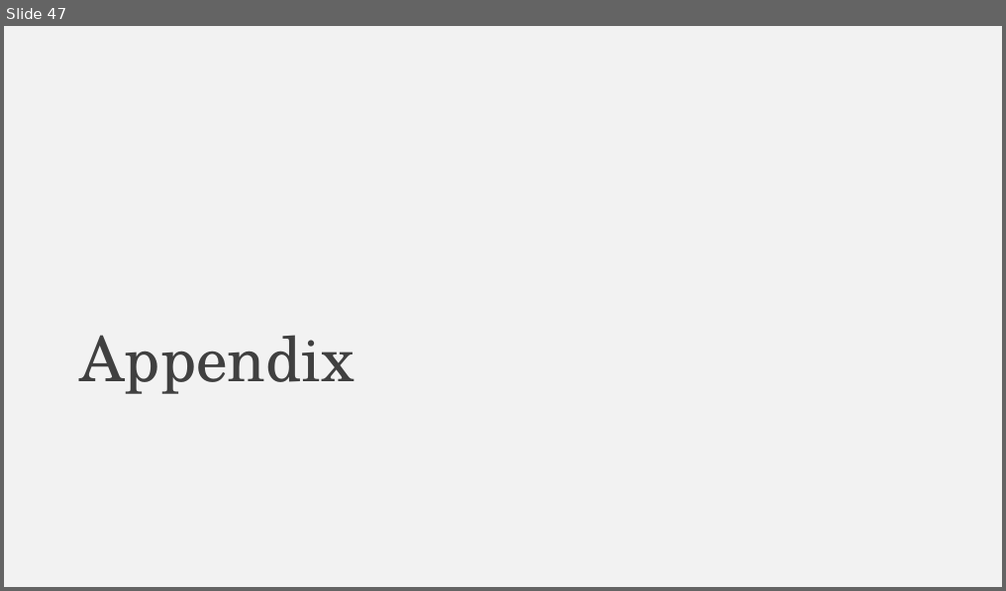
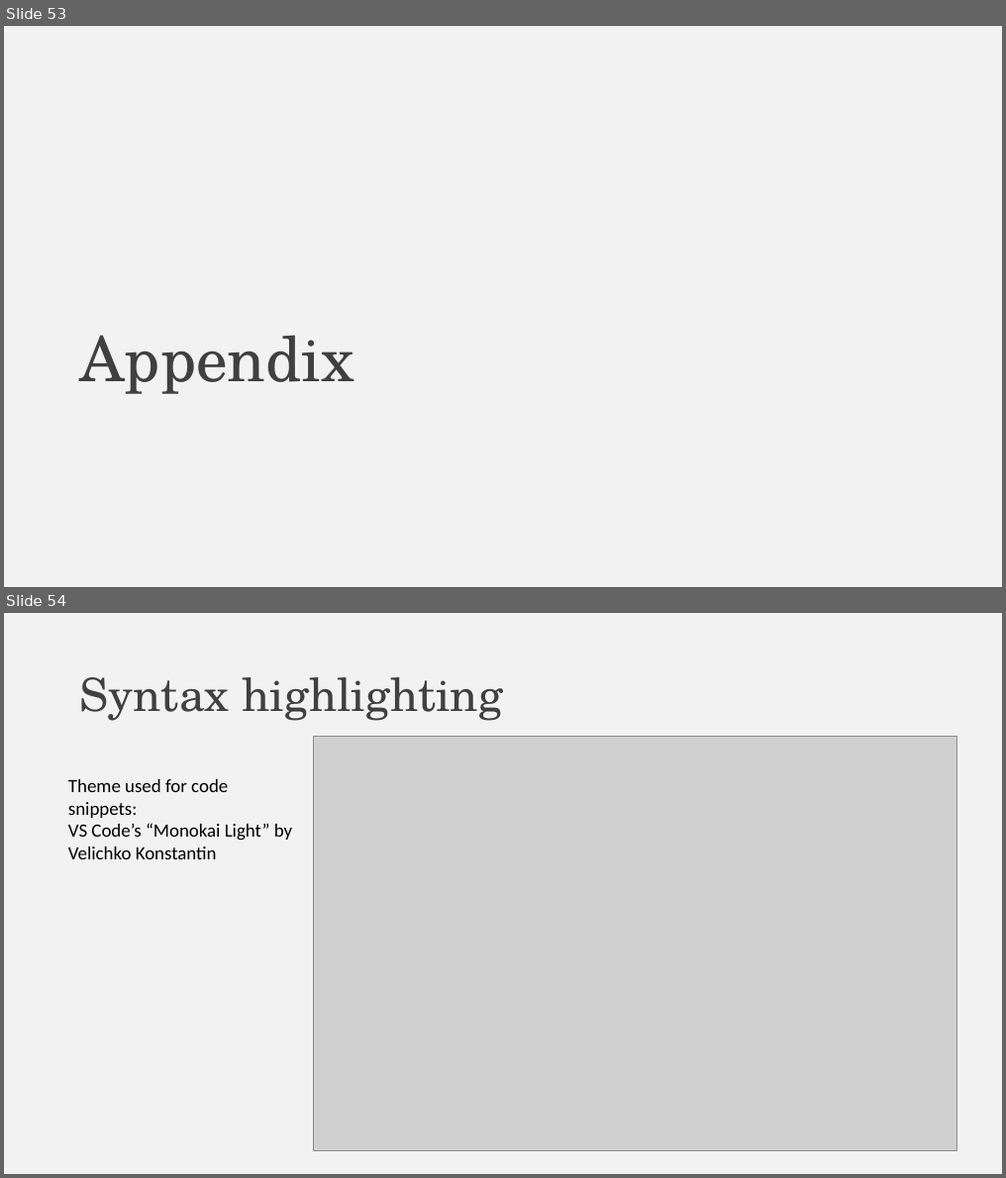
Before and after one commit to falconair/ProgrammingForAnalytics, a slide deck: lectures/075_web_under_the_hood/The web, under the hood.pptx. Shown one above the other, each under a label of ours: slide 47 before the commit, slides 53 and 54 after it. The pictures are 1006x591 and 1006x1178 pixels, drawn with LibreOffice and Linux fonts; fonts in the diff are those of the drawing; grey boxes stand for pictures. Boxes give left, top, right and bottom in pixels: in the first picture for what was removed or moved away, otherwise in the second. Text is boxed around its words. In the diff, an @@ line names an element or a change of style, - is before the commit and + after.

```diff
--- a/lectures/075_web_under_the_hood/The web, under the hood.pptx
+++ b/lectures/075_web_under_the_hood/The web, under the hood.pptx
@@ slide 54 added at box(4, 613, 1002, 1174), background #F2F2F2 @@
@@ title added at box(80, 677, 502, 721), 44 pt, text #404040 @@
+Syntax highlighting
@@ picture added at box(313, 736, 957, 1151) @@
@@ text added at box(68, 779, 292, 860), 18 pt, text #000000 @@
+Theme used for code snippets:
+VS Code’s “Monokai Light” by Velichko Konstantin
@@ what was slide 47 is now slide 53 @@
```
Also in this commit, not shown: 9 slides changed, 6 other slides added, 1 slide removed, 4 other files.
